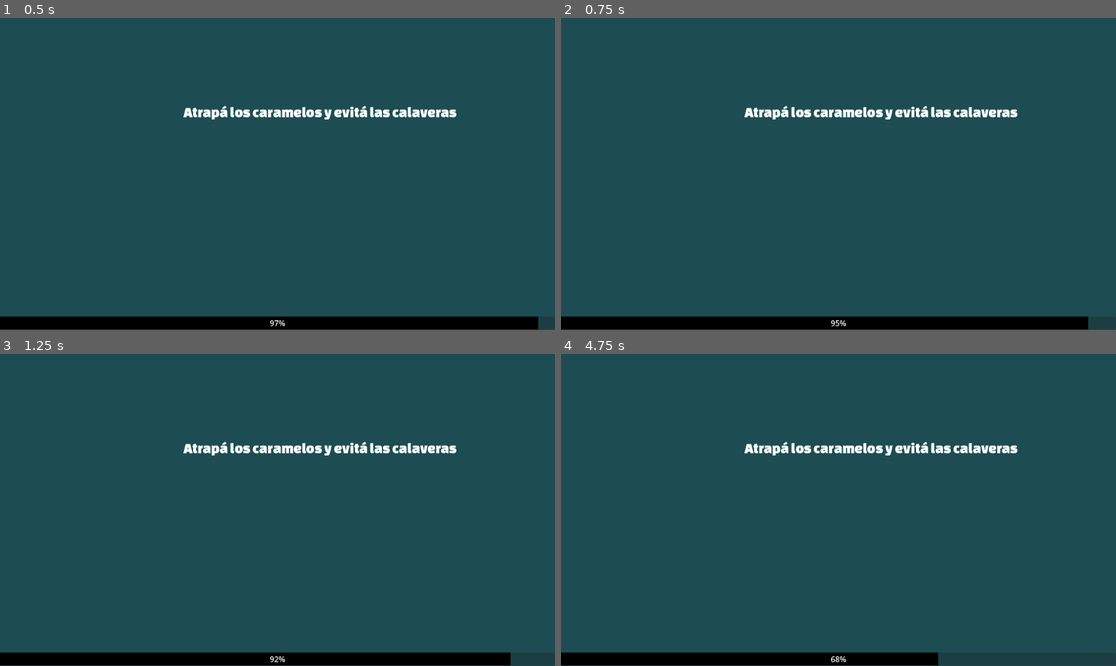
Above: before the commit, frames 1-4 (two rows, left to right).
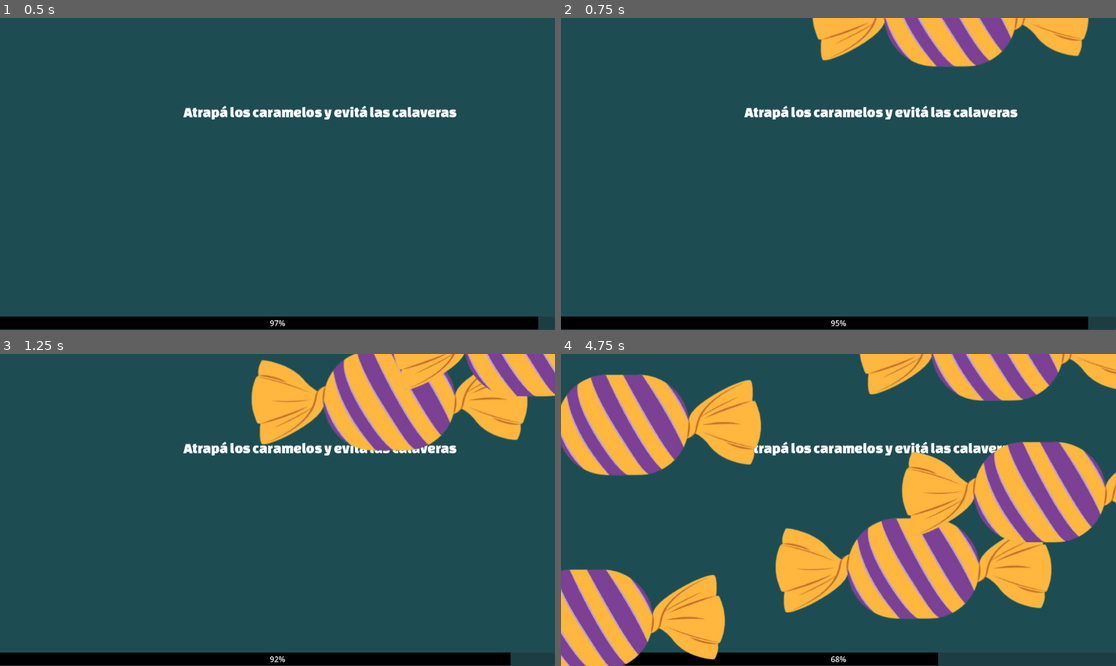
Above: after the commit, the same moments.

Repository: tobiflores/MINIJUEGOS-Feroleto-Flores-Geretto-Legaria
Game: Godot game, scene res://escenas/minijuegos/minijuego_caramelos.tscn
The game is run twice, just before and just after one commit, with the same random seed, the same clock (stepped at 60 frames per second) and the same inputs. This scene is started directly instead of the project's main scene.
Inputs:
- Up to frame 1 (0.5 s): no input
- Up to frame 2 (0.75 s): tap Enter at 0.5 s; hold Right (ui_right) from 0.53 s (still down)
- Up to frame 3 (1.25 s): keep holding Right (ui_right)
- Up to frame 4 (4.75 s): release Right (ui_right) at 1.28 s; hold Left (ui_left) 1.28-2.03 s; hold Right (ui_right) 2.03-3.53 s; hold Left (ui_left) from 3.53 s (still down)

Frame 1 is identical in both runs. In frame 2, 5.4% of the frame differs, in the area x 45-96%, y 0-16%; in frame 3, 12%; in frame 4, 40%, in the area x 0-100%, y 0-100%.

Commit message:
mejoro scripts y modelado del minijuego caramelo

Diff:
--- a/escenas/minijuegos/minijuego_caramelos.tscn
+++ b/escenas/minijuegos/minijuego_caramelos.tscn
@@ -4,6 +4,7 @@
 [ext_resource type="FontFile" uid="uid://br64yg4s15f4j" path="res://fuentes/Changa_One/ChangaOne-Regular.ttf" id="1_vojrg"]
 [ext_resource type="PackedScene" uid="uid://blxxxhtt2s2pc" path="res://escenas/general/objeto_cayendo.tscn" id="2_b81d6"]
 [ext_resource type="Script" uid="uid://g778hw525p10" path="res://scripts/caramelos/calabaza.gd" id="2_gdefh"]
+[ext_resource type="Texture2D" uid="uid://t7d8rb3a0q7f" path="res://imagenes/caramelo.png" id="3_7jj34"]
 
 [sub_resource type="CircleShape2D" id="CircleShape2D_vojrg"]
 radius = 46.615448
@@ -14,6 +15,7 @@
 [node name="Minijuego-Caramelos" type="Node2D" unique_id=274900844]
 script = ExtResource("1_8iqxp")
 escena_objeto_cayendo = ExtResource("2_b81d6")
+textura_caramelo = ExtResource("3_7jj34")
 
 [node name="ColorRect" type="ColorRect" parent="." unique_id=727470597]
 offset_right = 1153.0
